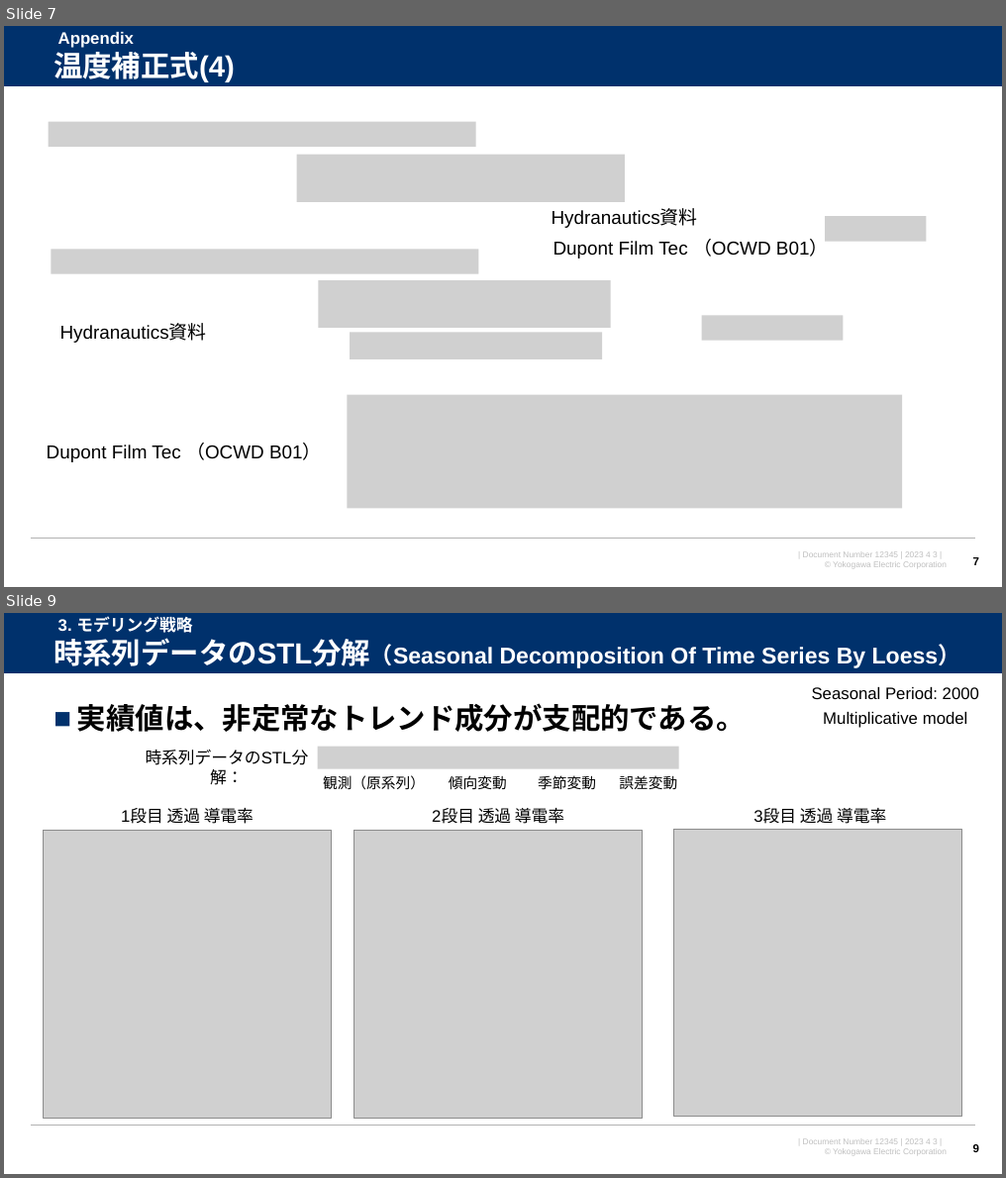
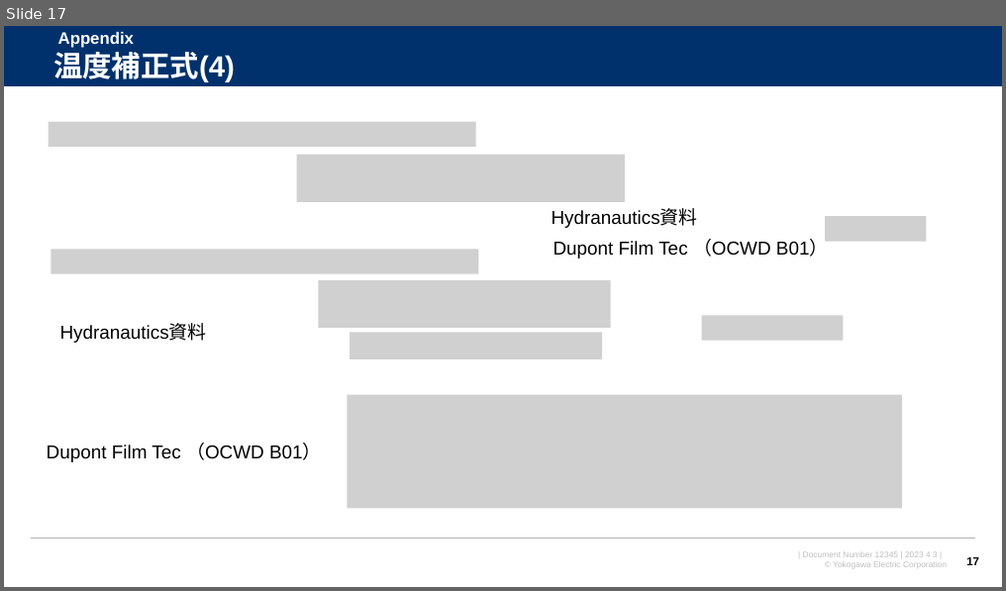
Before and after one commit to watarukumagai-git/opt, a slide deck: Reuse_Water/230403_米国再生水NAWI 解析進め方_rev.0.pptx. Shown one above the other, each under a label of ours: slides 7 and 9 before the commit, slide 17 after it; the slides between them are not shown. The pictures are 1006x1178 and 1006x591 pixels, drawn with LibreOffice and Linux fonts; fonts in the diff are those of the drawing; grey boxes stand for pictures; background and template pictures are left out. Boxes give left, top, right and bottom in pixels: in the first picture for what was removed or moved away, otherwise in the second. Text is boxed around its words. In the diff, an @@ line names an element or a change of style, - is before the commit and + after.

```diff
--- a/Reuse_Water/230403_米国再生水NAWI 解析進め方_rev.0.pptx
+++ b/Reuse_Water/230403_米国再生水NAWI 解析進め方_rev.0.pptx
@@ slide 9 removed at (4, 613, 1002, 1174), background #FFFFFF; not listed: 4 template elements that a slide beside it also shows @@
@@ text removed at (54, 638, 370, 666) @@
-時系列データのSTL分解：
@@ text removed at (58, 616, 192, 633) @@
-3. モデリング戦略
@@ title removed at (370, 644, 961, 668) @@
-時系列データのSTL分解（Seasonal Decomposition Of Time Series By Loess）
@@ text removed at (812, 687, 979, 699) @@
-Seasonal Period: 2000
@@ text removed at (77, 703, 746, 732) @@
-■ 実績値は、非定常なトレンド成分が支配的である。
@@ text removed at (823, 712, 968, 728) @@
-Multiplicative model
@@ picture removed at (318, 747, 679, 768) @@
@@ text removed at (323, 775, 425, 790) @@
-観測（原系列）
@@ text removed at (449, 775, 507, 790) @@
-傾向変動
@@ text removed at (538, 775, 596, 789) @@
-季節変動
@@ text removed at (619, 775, 677, 789) @@
-誤差変動
@@ text removed at (121, 808, 253, 824) @@
-1段目 透過 導電率
@@ text removed at (432, 808, 564, 824) @@
-2段目 透過 導電率
@@ text removed at (753, 808, 886, 824) @@
-3段目 透過 導電率
@@ picture removed at (44, 831, 332, 1118) @@
@@ picture removed at (353, 830, 642, 1118) @@
@@ picture removed at (674, 830, 962, 1117) @@
@@ page number removed at (973, 1144, 979, 1156) @@
-9
@@ what was slide 7 is now slide 17 @@
@@ page number at (966, 558, 979, 566): text changed @@
-7
+17
```
Also in this commit, not shown: 1 slide changed, 4 slides added, 4 other slides removed.
